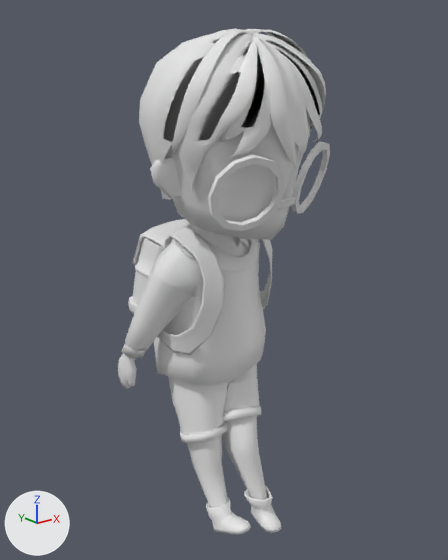
Two versions of the FBX model Assets/Model/character/animation/newwalk.fbx, one commit apart.
Camera for both pictures: a camera (50 mm lens) standing at (-1.049, -1.373, 1.286) and looking at (0.01, -0.05, 0.757). Every picture has the same lights, and +X, +Y and +Z are marked at lower left. The picture after the commit comes second. Both versions are drawn at frame 45 of the action 'rig|rigAction'; the numbers are the values there.

Objects in the first picture: 'bag.001', 'body.003', 'glasses.001', 'pant.002', 'shirts.002', 'shose.002'.
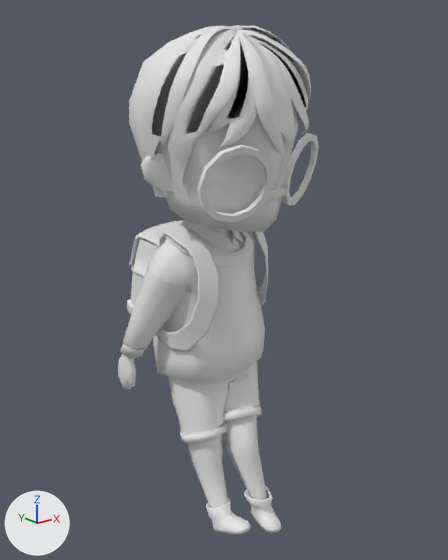
The change, as a list of edits to the scene's bpy script:
```text
Change bone_def_spine:
    where bone_def_spine = bpy.data.objects['rig'].pose.bones['DEF-spine']  # child of 'root'
    bone_def_spine.location: (0.001, -0.021, -0.011) -> (0.002, -0.021, -0.008)
    bone_def_spine.rotation_quaternion: (0.997, 0.062, 0.048, 0.019) -> (0.998, 0.032, 0.047, 0.02)  # degrees (7, 5, 2) -> degrees (4, 5, 2)
Change bone_torso:
    where bone_torso = bpy.data.objects['rig'].pose.bones['torso']  # child of 'MCH-torso.parent'
    bone_torso.rotation_quaternion: (0.997, 0.062, -0.03, 0.041) -> (0.998, 0.032, -0.031, 0.041)  # degrees (7, -4, 5) -> degrees (3, -4, 5)
Change bone_def_thigh_l:
    where bone_def_thigh_l = bpy.data.objects['rig'].pose.bones['DEF-thigh.L']  # child of 'ORG-spine'
    bone_def_thigh_l.rotation_quaternion: (0.926, 0.342, 0.022, 0.159) -> (0.936, 0.325, 0.019, 0.136)  # degrees (40, -4, 18) -> degrees (38, -3, 15)
Change bone_def_thigh_r:
    where bone_def_thigh_r = bpy.data.objects['rig'].pose.bones['DEF-thigh.R']  # child of 'ORG-spine'
    bone_def_thigh_r.rotation_quaternion: (0.974, 0.104, -0.002, -0.199) -> (0.981, 0.088, -0.002, -0.175)  # degrees (12, 2, -23) -> degrees (10, 2, -20)
```

Pixel boxes [x1, y1, x2, y2] of what changed, in the pictures (448 x 560 px):
'body.003', posed (7% narrower)
    before: [118, 28, 326, 508]
    after: [118, 25, 311, 508]
'shirts.002', posed
    before: [121, 223, 266, 385]
    after: [120, 220, 265, 383]
'bag.001', posed
    before: [128, 219, 273, 355]
    after: [127, 220, 268, 352]
'glasses.001', posed
    before: [208, 141, 330, 231]
    after: [197, 133, 319, 223]
'pant.002', posed
    before: [168, 363, 262, 443]
    after: [168, 361, 262, 443]
bone 'DEF-spine', root to tip
    before: (202, 364) to (207, 344)
    after: (203, 364) to (207, 343)
bone 'torso', root to tip
    before: (205, 354) to (166, 331)
    after: (205, 354) to (166, 334)
bone 'DEF-thigh.L', root to tip
    before: (220, 352) to (230, 399)
    after: (220, 351) to (231, 399)
